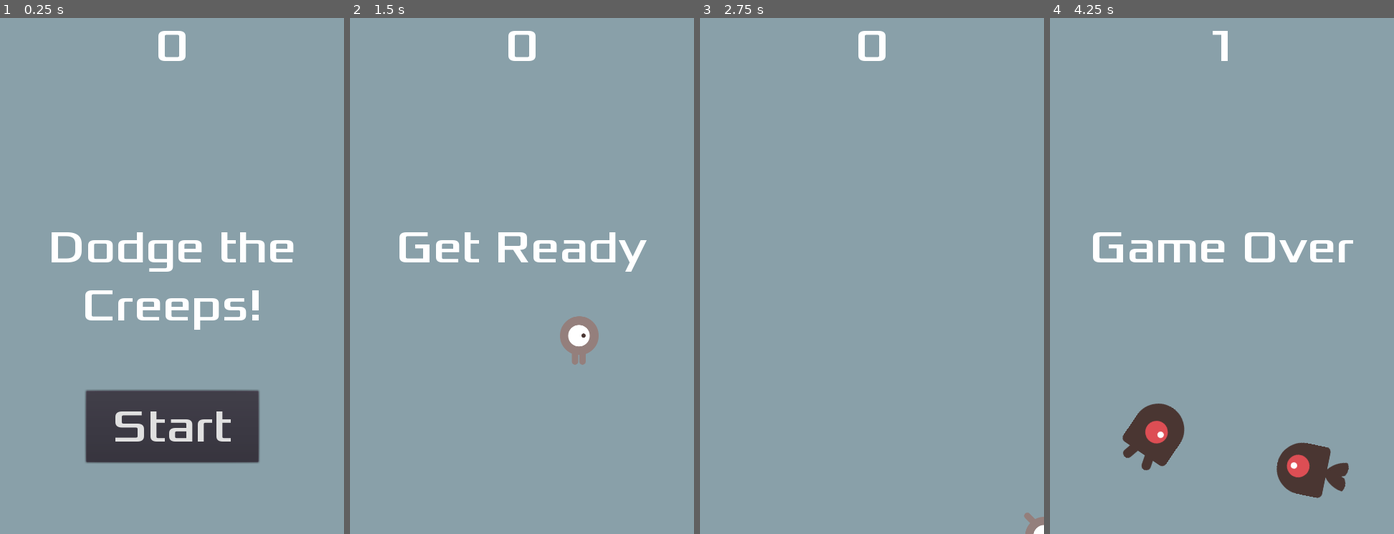
Above: before the commit, frames 1-4 (left to right).
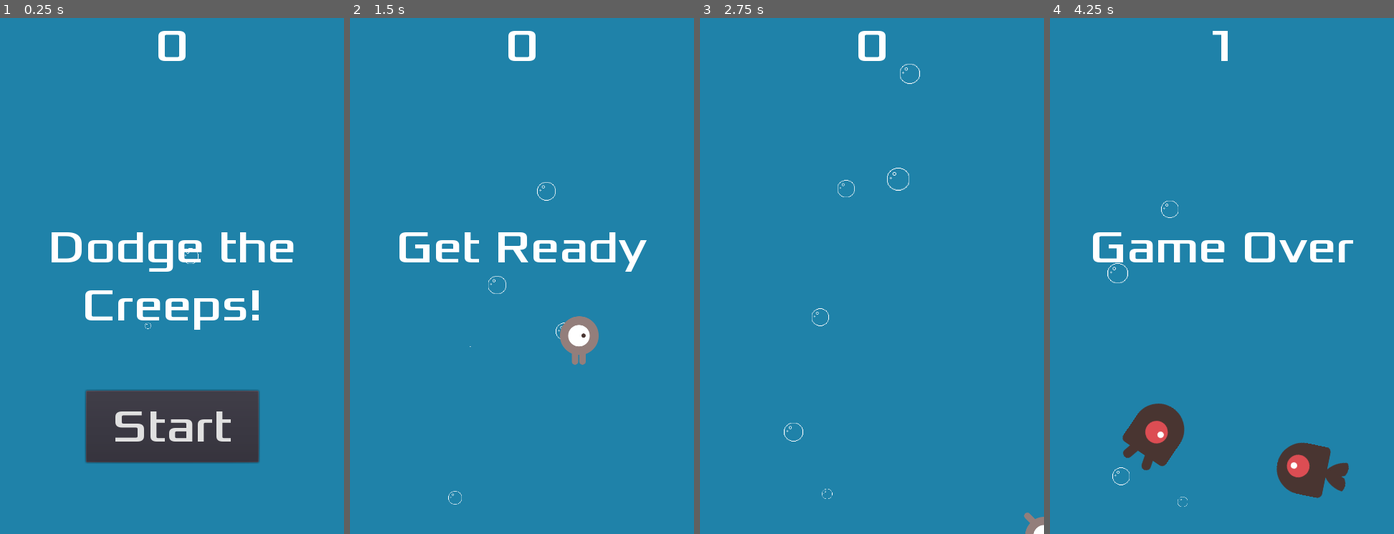
Above: after the commit, the same moments.

Repository: dancras/dodge_the_creeps
Game: Godot game, scene res://Main.tscn
The game is run twice, just before and just after one commit, with the same random seed, the same clock (stepped at 60 frames per second) and the same inputs.
Inputs:
- Up to frame 1 (0.25 s): no input
- Up to frame 2 (1.5 s): click "Start" at 0.5 s; hold Right (ui_right) from 1.28 s (still down)
- Up to frame 3 (2.75 s): release Right (ui_right) at 2.03 s; hold Down (ui_down) from 2.03 s (still down)
- Up to frame 4 (4.25 s): release Down (ui_down) at 2.78 s; hold Right (ui_right) 2.78-3.53 s; hold Up (ui_up) from 3.53 s (still down)

The runs differ from the first frame. In frame 1, 90% of the frame differs, in the area x 0-100%, y 0-100%; in frame 2, 97%; in frame 3, 100%; in frame 4, 95%.

Commit message:
Add an animated bubble background

Diff:
--- a/Main.tscn
+++ b/Main.tscn
@@ -6,8 +6,27 @@
 [ext_resource path="res://HUD.tscn" type="PackedScene" id=4]
 [ext_resource path="res://art/House In a Forest Loop.ogg" type="AudioStream" id=5]
 [ext_resource path="res://art/gameover.wav" type="AudioStream" id=6]
+[ext_resource path="res://art/bubble.png" type="Texture" id=7]
 
-[sub_resource type="Curve2D" id=1]
+[sub_resource type="Curve" id=1]
+_data = [ Vector2( 0, 0 ), 0.0, 6.41371, 0, 0, Vector2( 0.327044, 0.820552 ), 0.0, 0.0, 0, 0, Vector2( 0.496855, 0.752984 ), 0.0, 0.0, 0, 0, Vector2( 0.676101, 1 ), 0.0, 0.0, 0, 0, Vector2( 1, 0 ), -6.46923, 0.0, 0, 0 ]
+
+[sub_resource type="CurveTexture" id=2]
+curve = SubResource( 1 )
+
+[sub_resource type="ParticlesMaterial" id=3]
+emission_shape = 2
+emission_box_extents = Vector3( 240, 360, 1 )
+flag_disable_z = true
+gravity = Vector3( 0, -49, 0 )
+orbit_velocity = 0.0
+orbit_velocity_random = 0.0
+tangential_accel = 10.0
+tangential_accel_random = 1.0
+scale_random = 1.0
+scale_curve = SubResource( 2 )
+
+[sub_resource type="Curve2D" id=4]
 _data = {
 "points": PoolVector2Array( 0, 0, 0, 0, 0, 0, 0, 0, 0, 0, 480, 0, 0, 0, 0, 0, 480, 720, 0, 0, 0, 0, 0, 720, 0, 0, 0, 0, 0, 0 )
 }
@@ -19,10 +38,17 @@
 [node name="ColorRect" type="ColorRect" parent="."]
 anchor_right = 1.0
 anchor_bottom = 1.0
-color = Color( 0.537255, 0.627451, 0.662745, 1 )
+color = Color( 0.124936, 0.512433, 0.664062, 1 )
 __meta__ = {
 "_edit_use_anchors_": false
 }
+
+[node name="BubbleField" type="Particles2D" parent="."]
+position = Vector2( 240, 360 )
+lifetime = 6.0
+preprocess = 6.0
+process_material = SubResource( 3 )
+texture = ExtResource( 7 )
 
 [node name="Player" parent="." instance=ExtResource( 2 )]
 
--- a/project.godot
+++ b/project.godot
@@ -29,7 +29,6 @@
 
 [rendering]
 
-quality/driver/driver_name="GLES2"
 vram_compression/import_etc=true
 vram_compression/import_etc2=false
 environment/default_environment="res://default_env.tres"
Not shown: 2 places in Main.tscn that only renumber resources
Binary file added: art/bubble.png
Not shown, added: art/bubble.png.import
